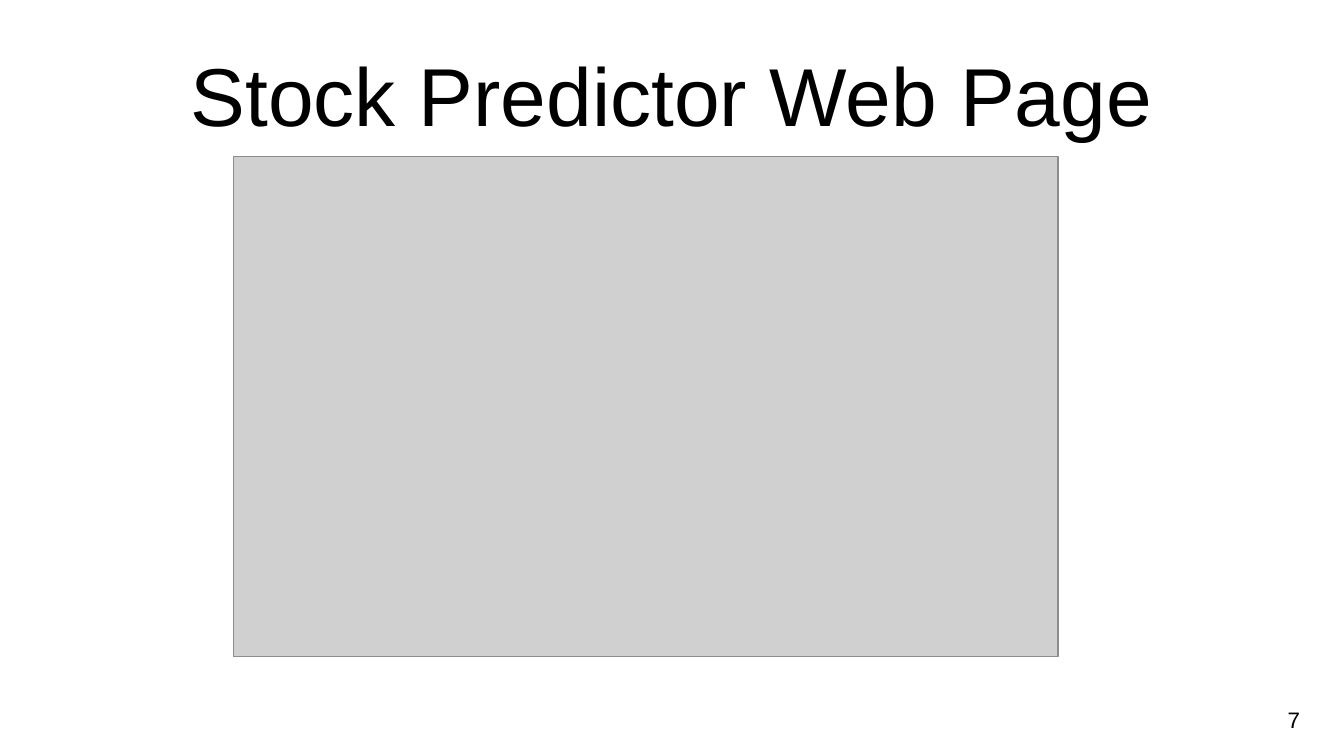
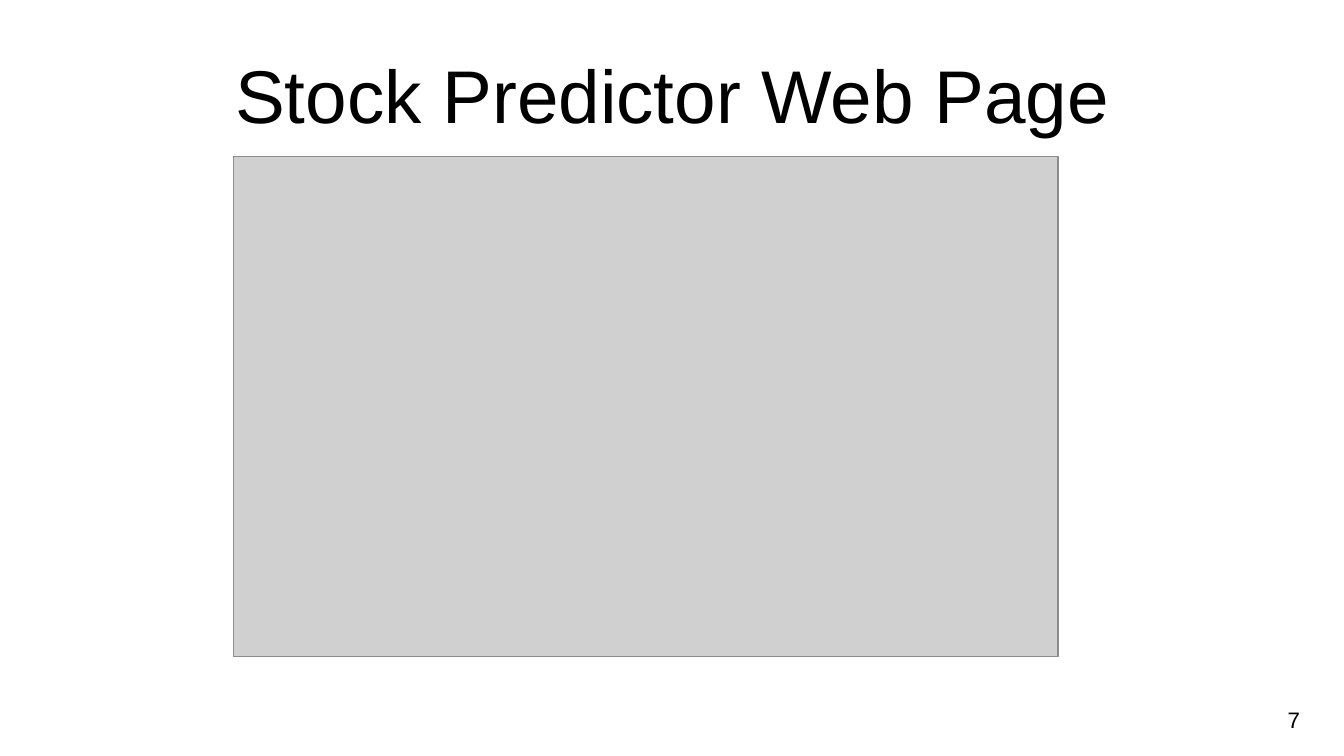
Before and after one commit to CCC-GH/FinalProject-Stock, a slide deck: slide 8 of NU-FinalProject_Stocks.pptx. Drawn at 1344x756 pixels with LibreOffice and Linux fonts; fonts in the diff are those of the drawing; grey boxes stand for pictures; background and template pictures are left out. Boxes give left, top, right and bottom in pixels: in the first picture for what was removed or moved away, otherwise in the second. Text is boxed around its words. In the diff, an @@ line names an element or a change of style, - is before the commit and + after.

```diff
--- a/NU-FinalProject_Stocks.pptx
+++ b/NU-FinalProject_Stocks.pptx
@@ title "Stock Predictor Web Page" at (x1=235, y1=69, x2=1108, y2=137): size 44 to 40 pt @@
```
Also in this commit, not shown: 6 other slides changed.
